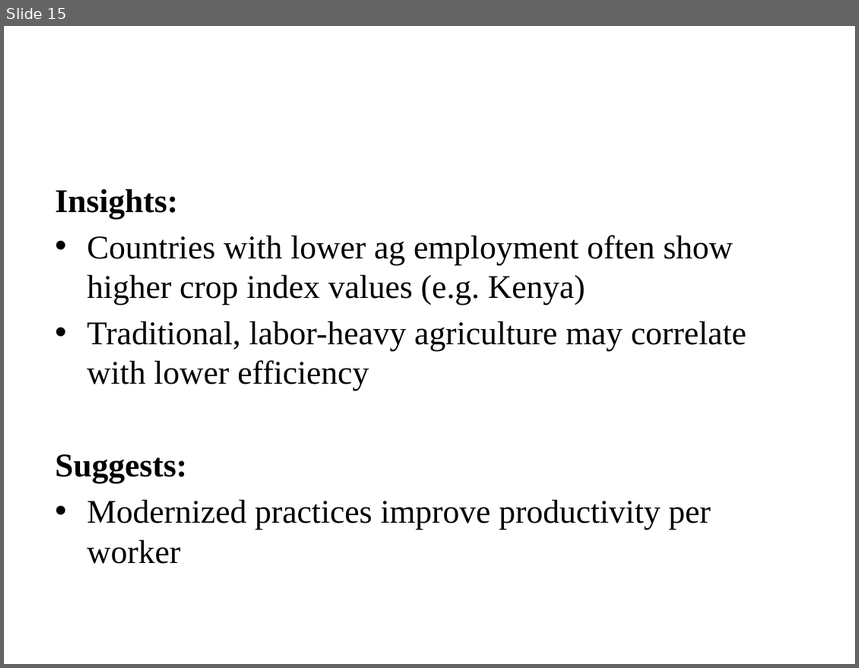
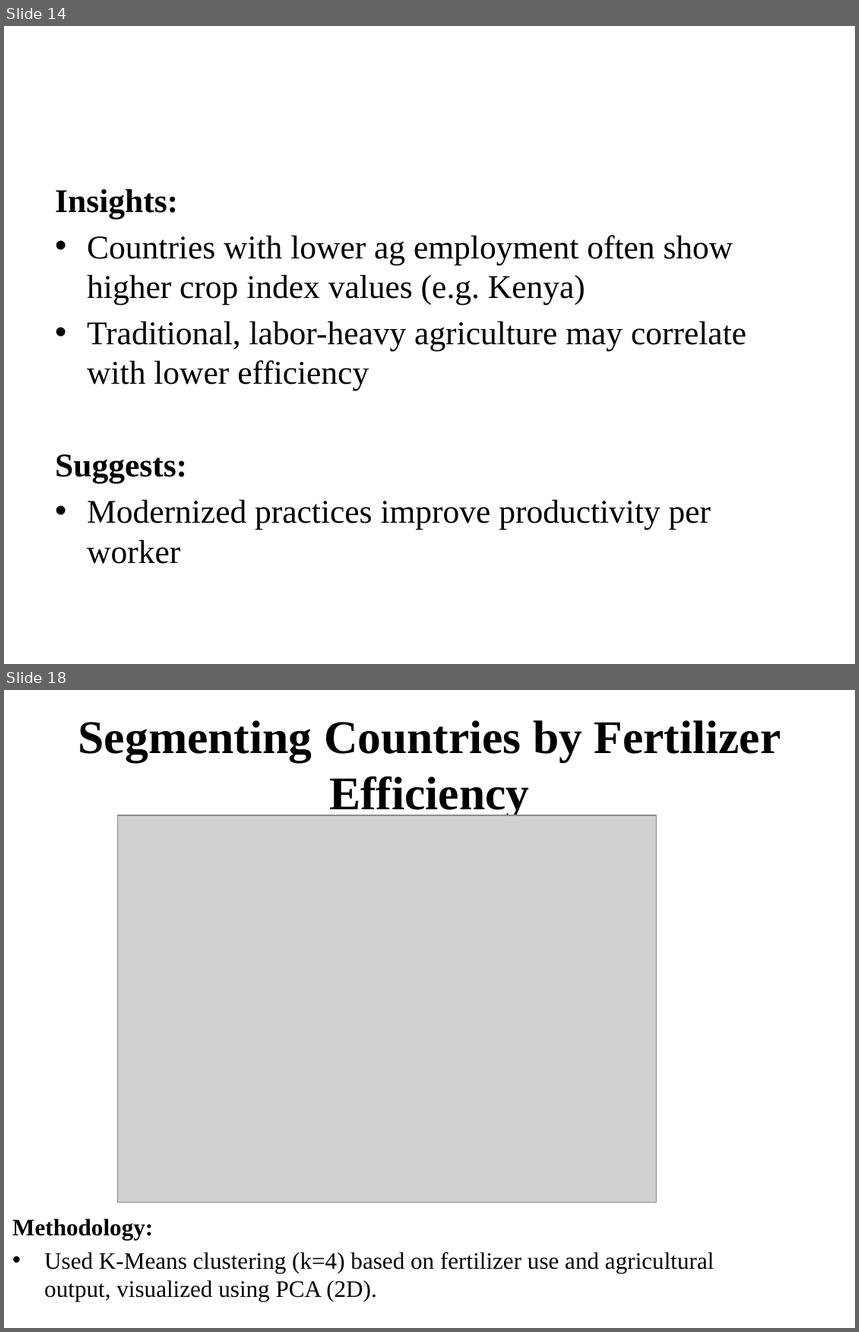
Before and after one commit to Rodgerdev/east-africa-fertilizer-project, a slide deck: East_Africa_Fertilizer_Presentation.pptx. Shown one above the other, each under a label of ours: slide 15 before the commit, slides 14 and 18 after it; the slides between them are not shown. The pictures are 859x668 and 859x1332 pixels, drawn with LibreOffice and Linux fonts; fonts in the diff are those of the drawing; grey boxes stand for pictures; background and template pictures are left out. Boxes give left, top, right and bottom in pixels: in the first picture for what was removed or moved away, otherwise in the second. Text is boxed around its words. In the diff, an @@ line names an element or a change of style, - is before the commit and + after.

```diff
--- a/East_Africa_Fertilizer_Presentation.pptx
+++ b/East_Africa_Fertilizer_Presentation.pptx
@@ slide 18 added at (4, 690, 855, 1328), background picture (left out) @@
@@ title added at (78, 720, 781, 818), 39.6 pt, text #000000, bold @@
+Segmenting Countries by Fertilizer Efficiency
@@ picture added at (118, 815, 657, 1202) @@
@@ text added at (12, 1219, 714, 1302), 20 pt, text #000000 @@
+Methodology:
+• Used K-Means clustering (k=4) based on fertilizer use and agricultural output, visualized using PCA (2D).
@@ what was slide 15 is now slide 14 @@
```
Also in this commit, not shown: 7 slides changed, 6 other slides added, 2 slides removed.
